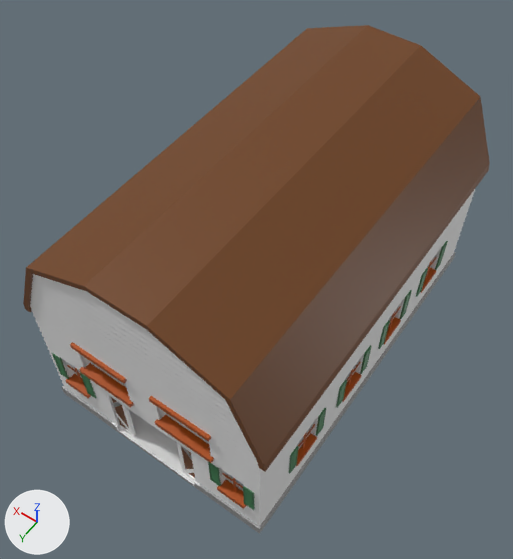
A saved change to the Blender file source/Assets/Buildings/barn.blend.
Both versions are drawn from a 50 mm camera at (-2.38, 3.63, 5.27) aimed at (0.0, 0.3, 0.03). The lights are fixed; the arrows at lower left show +X, +Y and +Z.
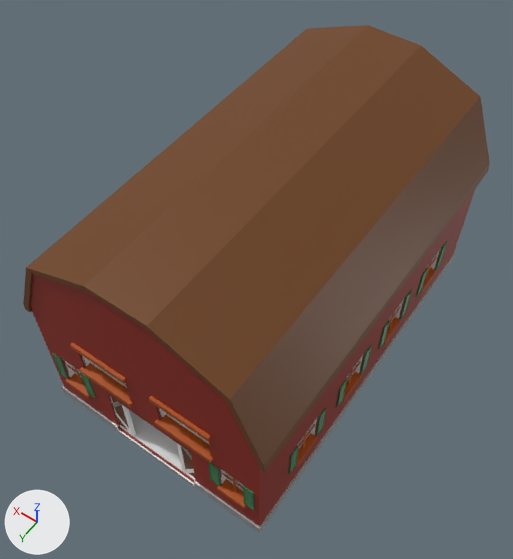
Changed parts and their boxes (x1, y1, x2, y2) in the pictures (513 x 559 px):
'Cube.017', recoloured (grey to red)
    both: (30, 189, 475, 527)

Edits to the bpy script that builds the scene:
```text
Add mat_barn_red:
    mat_barn_red = principled_material('Barn Red')
    mat_barn_red.base_color = (0.273, 0.0193, 0.00825)  # red #8f2616
    mat_barn_red.roughness = 0.4
Change me_cube_007:
    where me_cube_007.from_pydata(...)  # 1764 vertices, 1201 faces; spans x -1.18..1.18, y -1.9..1.9, z -0.89..1.48
    add me_cube_007.materials.append(mat_barn_red)  # red #8f2616
```
